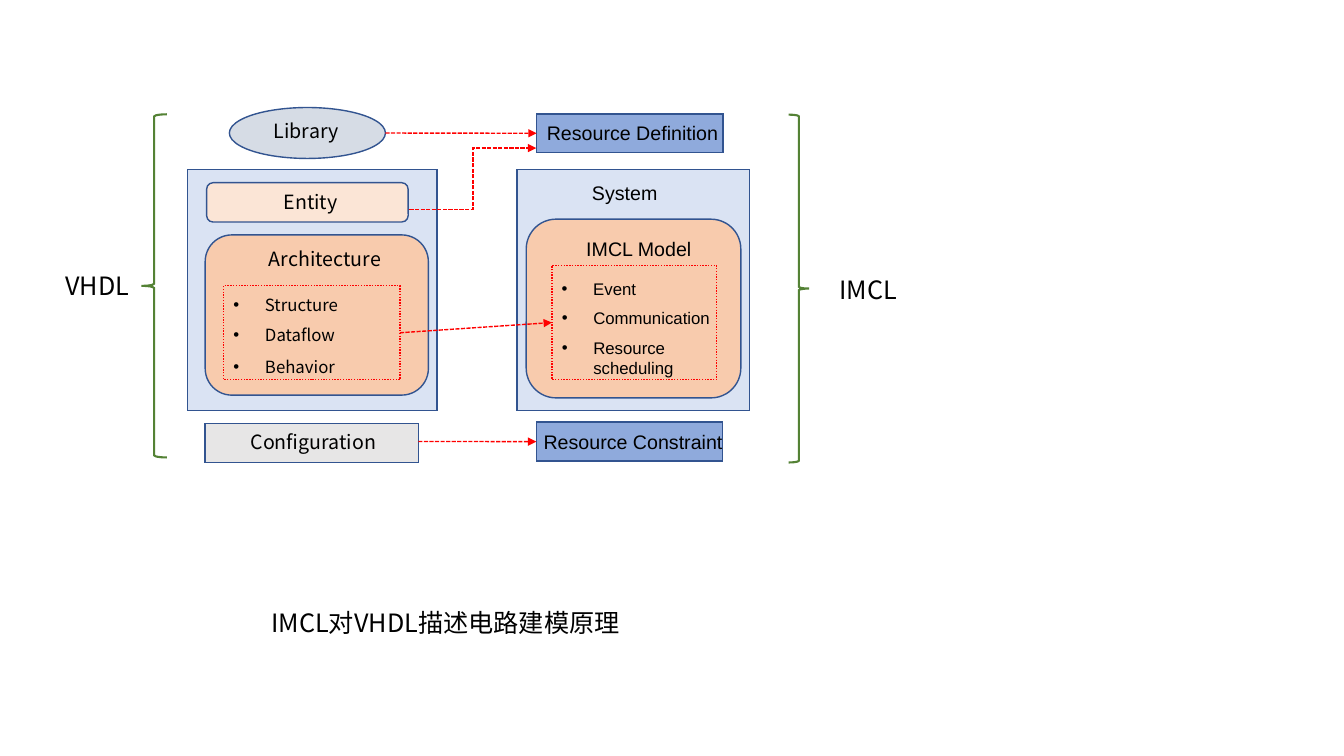
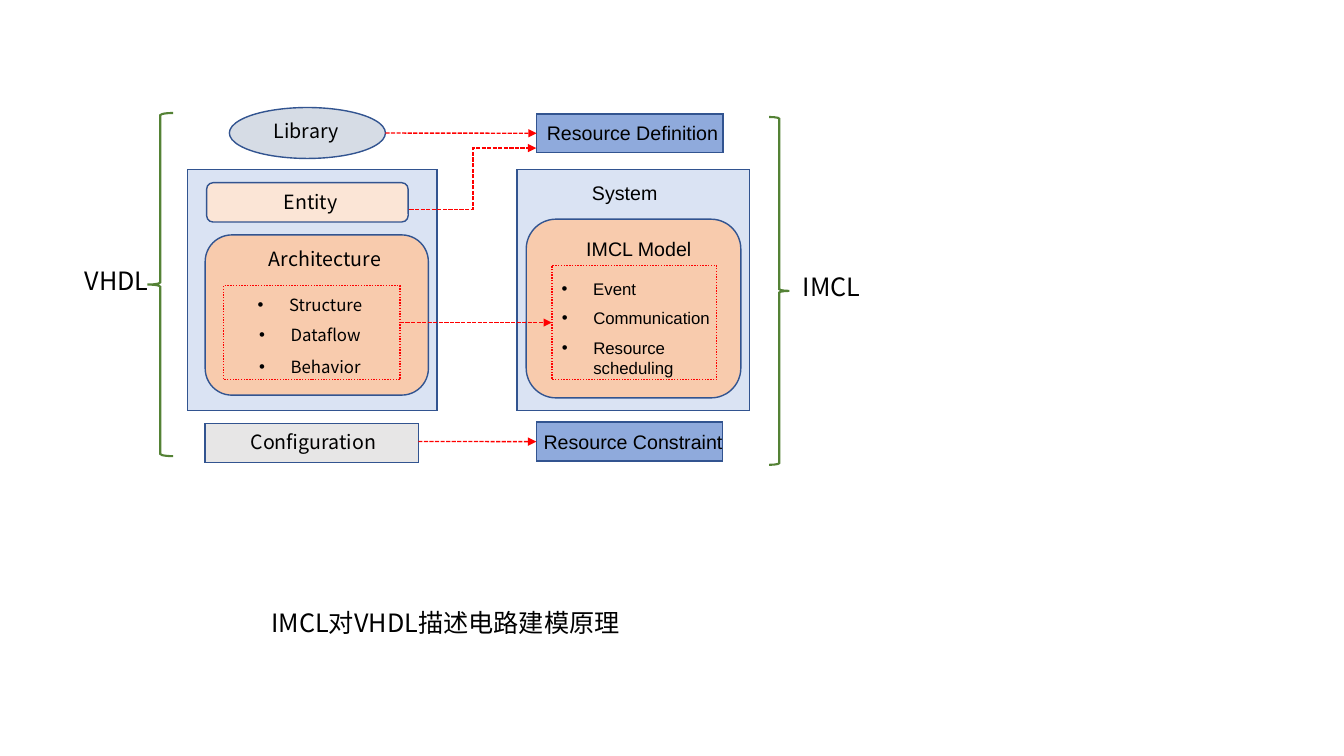
Before and after one commit to moondancefox/IMCL-codegeneration, a slide deck: slide 7 of 代码生成图集.pptx. Drawn at 1344x756 pixels with LibreOffice and Linux fonts; fonts in the diff are those of the drawing. Boxes give left, top, right and bottom in pixels: in the first picture for what was removed or moved away, otherwise in the second. Text is boxed around its words. In the diff, an @@ line names an element or a change of style, - is before the commit and + after.

```diff
--- a/代码生成图集.pptx
+++ b/代码生成图集.pptx
@@ left brace: place and size @@
-left brace at <box>141,114,166,457</box>
+left brace at <box>147,113,172,456</box>
@@ left brace: place and size @@
-left brace at <box>788,115,809,463</box>
+left brace at <box>769,117,789,465</box>
@@ text "VHDL": place and size @@
-text "VHDL" at <box>65,276,129,295</box>
+text "VHDL" at <box>85,271,149,290</box>
@@ text "IMCL": place and size @@
-text "IMCL" at <box>839,280,897,300</box>
+text "IMCL" at <box>803,277,861,297</box>
@@ arrow moved from (400, 333) - (553, 323) to (400, 323) - (552, 323) @@
@@ alignment left to centre in 3 elements at <box>289,298,362,312</box>, <box>291,327,361,342</box>, <box>291,359,361,374</box> @@
```
Also in this commit, not shown: 2 other slides changed, 21 other files.
